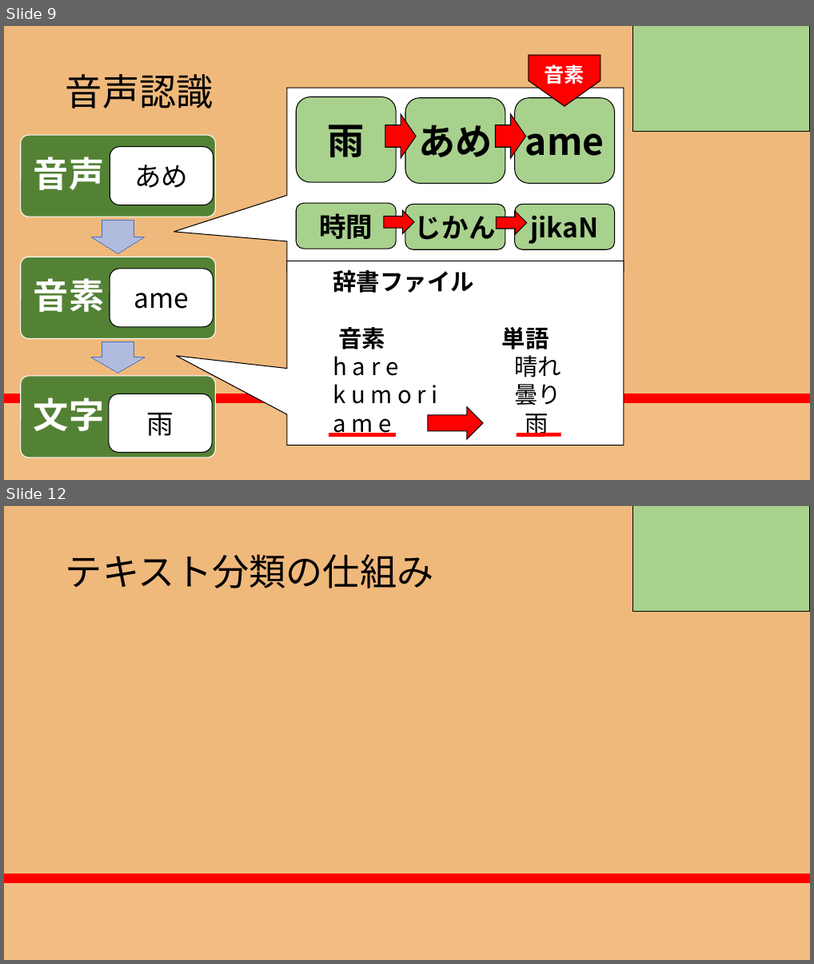
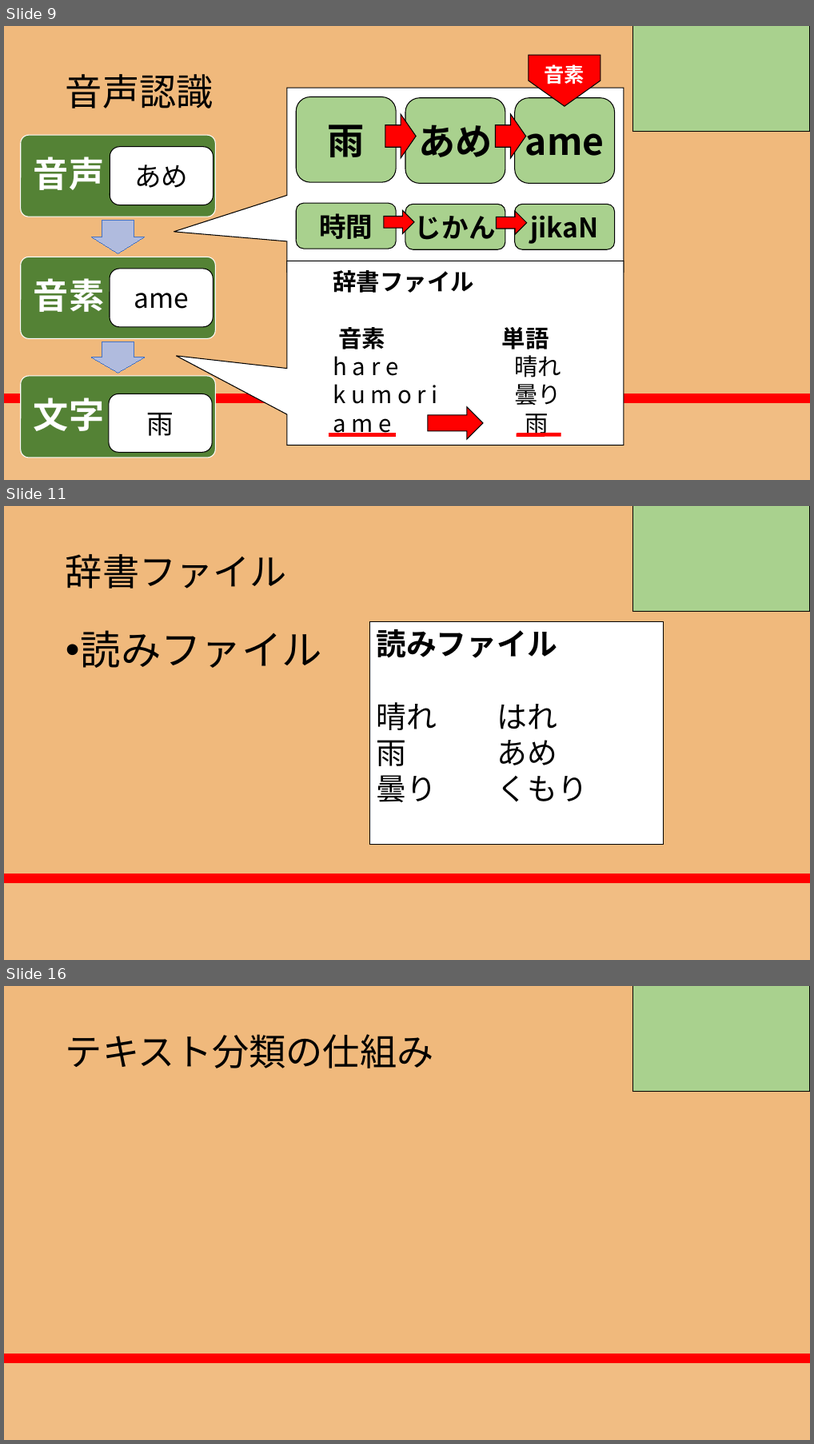
Before and after one commit to RikiishiSuzunosuke/AIspeaker_yosie, a slide deck: presentation/AIスピーカー開発_3_main.pptx. Shown one above the other, each under a label of ours: slides 9 and 12 before the commit, slides 9, 11 and 16 after it; the slides between them are not shown. The pictures are 814x964 and 814x1444 pixels, drawn with LibreOffice and Linux fonts; fonts in the diff are those of the drawing. Boxes give left, top, right and bottom in pixels: in the first picture for what was removed or moved away, otherwise in the second. Text is boxed around its words. In the diff, an @@ line names an element or a change of style, - is before the commit and + after.

```diff
--- a/presentation/AIスピーカー開発_3_main.pptx
+++ b/presentation/AIスピーカー開発_3_main.pptx
@@ slide 11 added at <box>4,506,810,960</box>, background gradient #F0B97C to #FF0000 to #F86446 to #F1BD83 @@
@@ rectangle added at <box>633,506,810,612</box>, fill #A9D18E, outline #000000 1 pt @@
@@ title added at <box>66,554,287,588</box>, 44 pt, text #000000 @@
+辞書ファイル
@@ rectangle added at <box>370,622,665,844</box>, fill #FFFFFF, outline #000000 0.75 pt, 36 pt, text #000000 @@
+読みファイル
+晴れ はれ
+雨 あめ
+曇り くもり
@@ text added at <box>81,630,322,668</box>, 48 pt, text #000000 @@
+• 読みファイル
@@ what was slide 12 is now slide 16 @@
```
Also in this commit, not shown: 3 slides changed, 3 other slides added.
